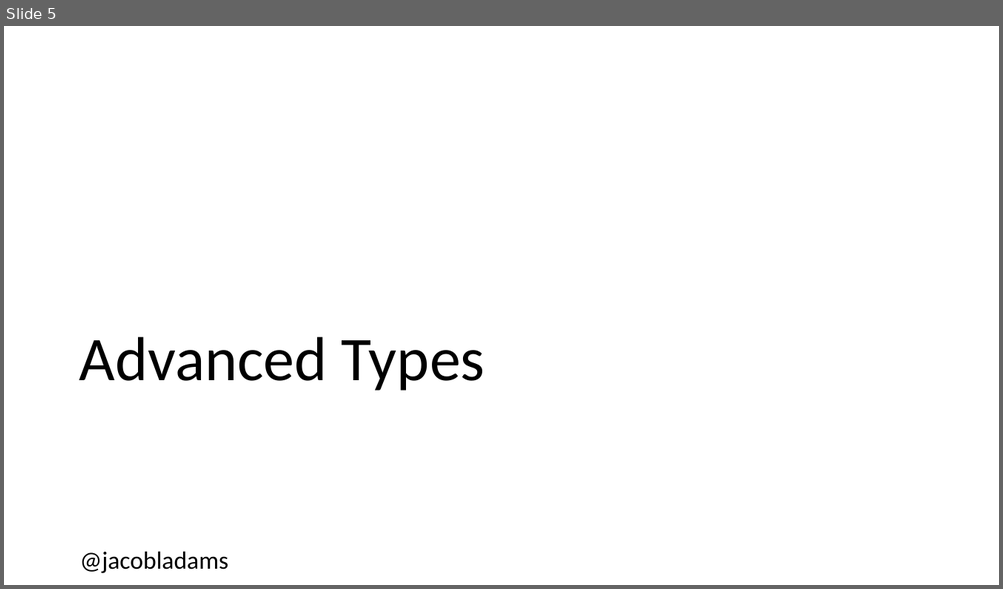
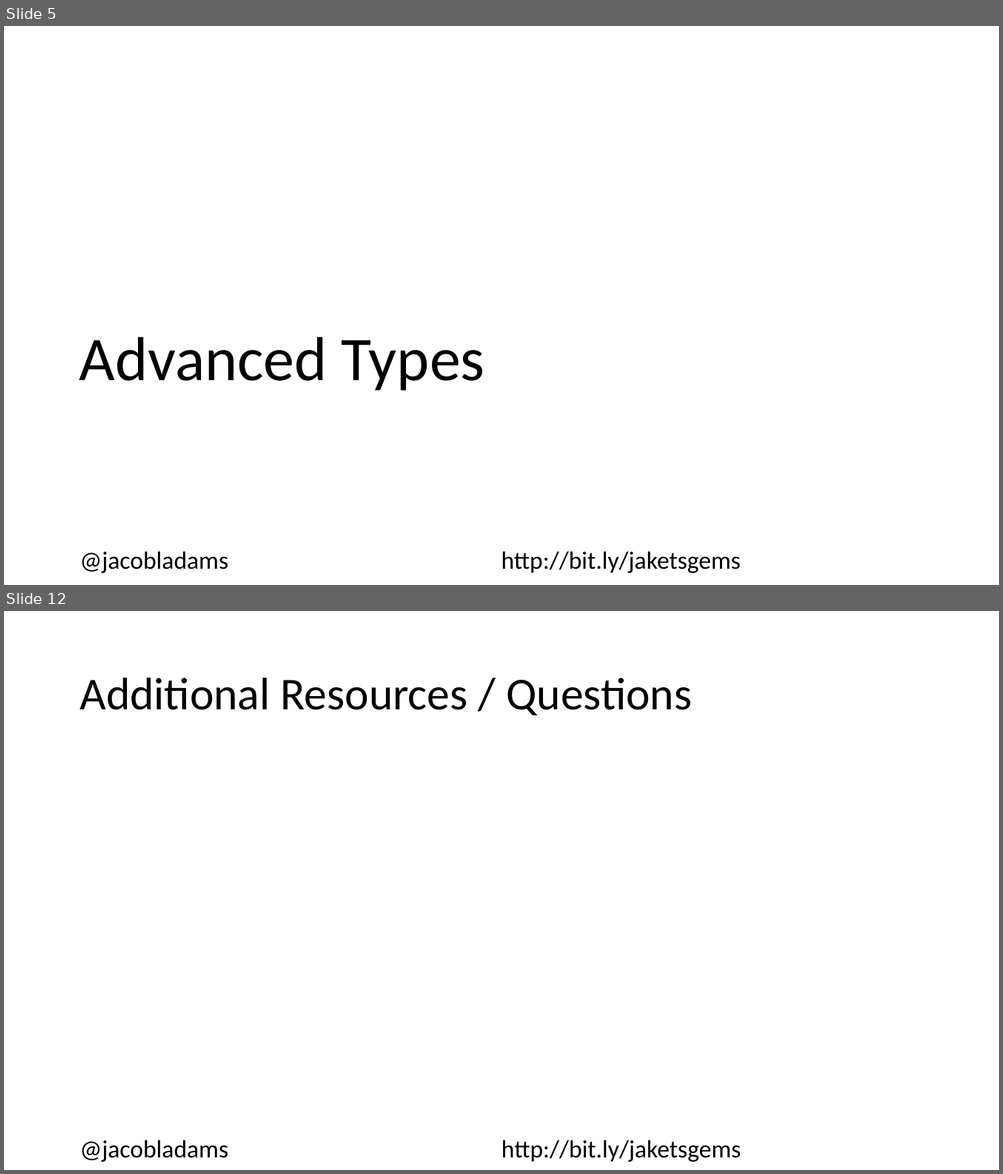
Before and after one commit to jacobladams/hidden-gems-in-typescript-presentation, a slide deck: Hidden Gems In TypeScript.pptx. Shown one above the other, each under a label of ours: slide 5 before the commit, slides 5 and 12 after it; the slides between them are not shown. The pictures are 1003x589 and 1003x1174 pixels, drawn with LibreOffice and Linux fonts; fonts in the diff are those of the drawing. Boxes give left, top, right and bottom in pixels: in the first picture for what was removed or moved away, otherwise in the second. Text is boxed around its words. In the diff, an @@ line names an element or a change of style, - is before the commit and + after.

```diff
--- a/Hidden Gems In TypeScript.pptx
+++ b/Hidden Gems In TypeScript.pptx
@@ slide 12 added at (4, 611, 999, 1170), background #FFFFFF @@
@@ title added at (79, 678, 691, 715), 44 pt, text #000000 @@
+Additional Resources / Questions
@@ text added at (79, 1140, 741, 1162), 24 pt, text #000000 @@
+@jacobladams http://bit.ly/jaketsgems
@@ slide 5 changed as well @@
@@ text "@jacobladams http://bit.ly/jaketsgems" at (79, 551, 741, 574): columns 1 to 2 @@
@@ text at (79, 551, 741, 574): text changed @@
-@jacobladams
+@jacobladams http://bit.ly/jaketsgems
```
Also in this commit, not shown: 4 other slides changed, 6 other slides added.
